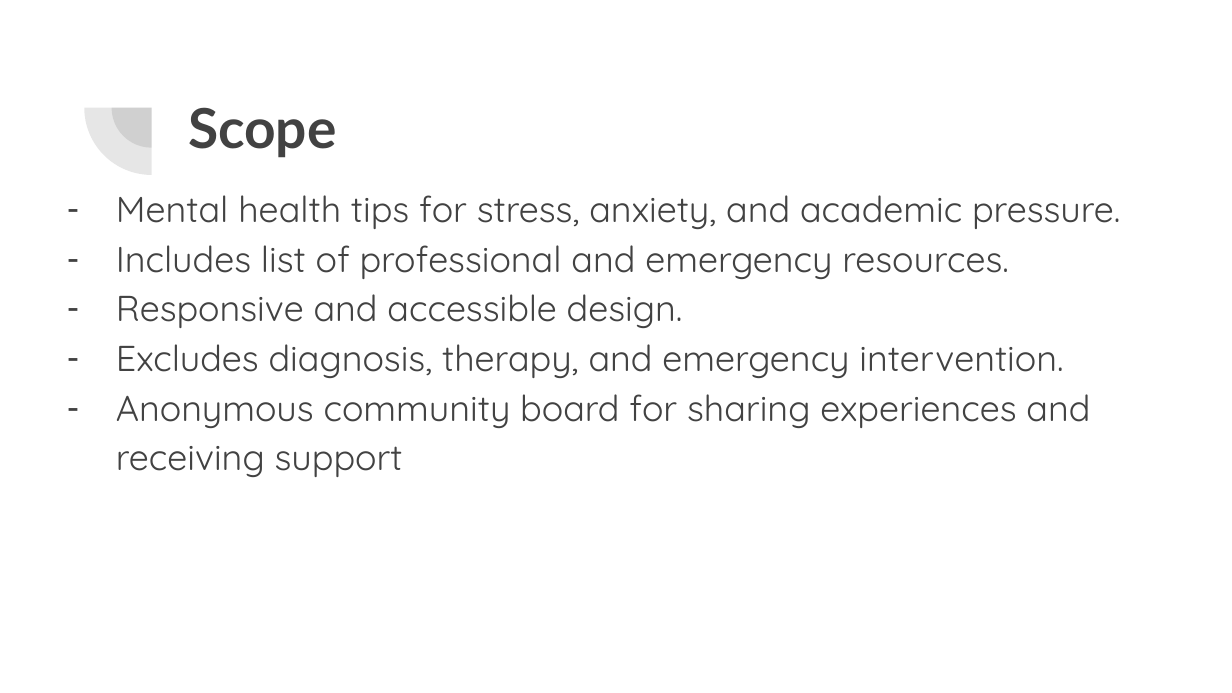
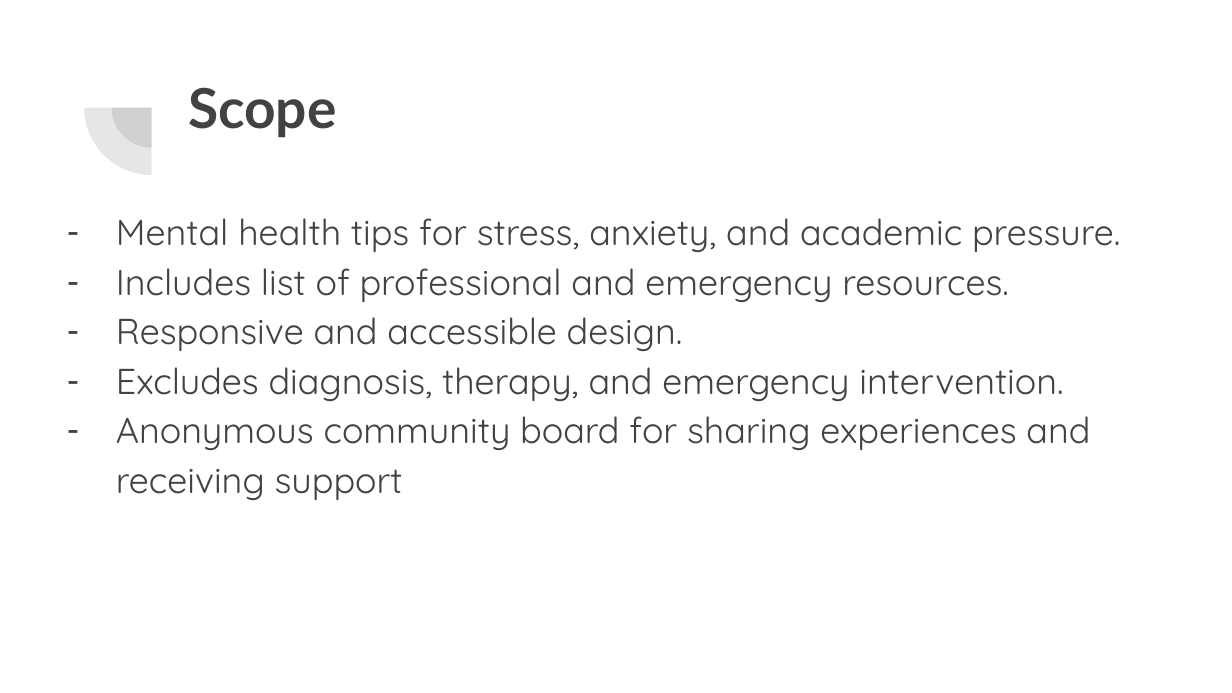
Before and after one commit to ziadprog/ISTE240-Project-Group-6, a slide deck: slide 3 of ISTE Project PPT Group 6.pptx. Drawn at 1232x693 pixels with LibreOffice and Linux fonts; fonts in the diff are those of the drawing. Boxes give left, top, right and bottom in pixels: in the first picture for what was removed or moved away, otherwise in the second. Text is boxed around its words. In the diff, an @@ line names an element or a change of style, - is before the commit and + after.

```diff
--- a/ISTE Project PPT Group 6.pptx
+++ b/ISTE Project PPT Group 6.pptx
@@ title "Scope": place and size @@
-title "Scope" at <box>188,107,336,158</box>
+title "Scope" at <box>188,87,336,138</box>
@@ text "Mental health tips for stress, ...": place and size @@
-text "Mental health tips for stress, ..." at <box>116,195,1120,477</box>
+text "Mental health tips for stress, ..." at <box>116,218,1120,500</box>
```
Also in this commit, not shown: 3 other slides changed.
